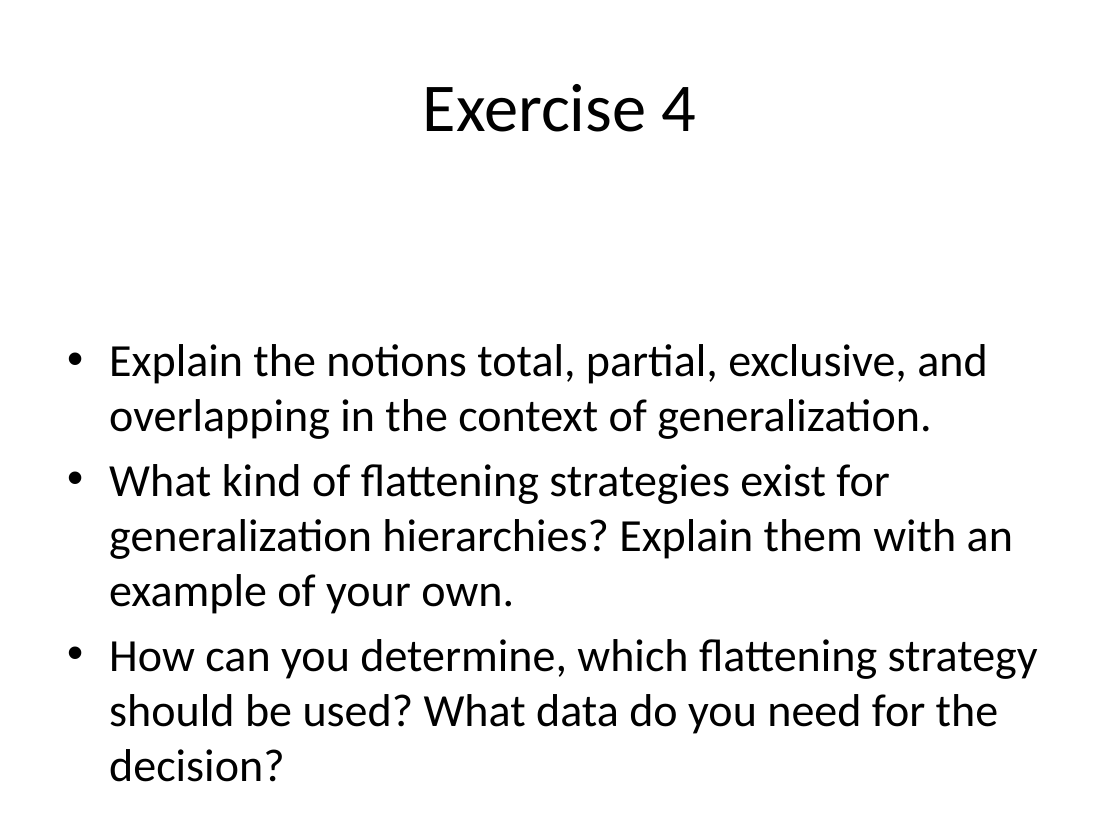
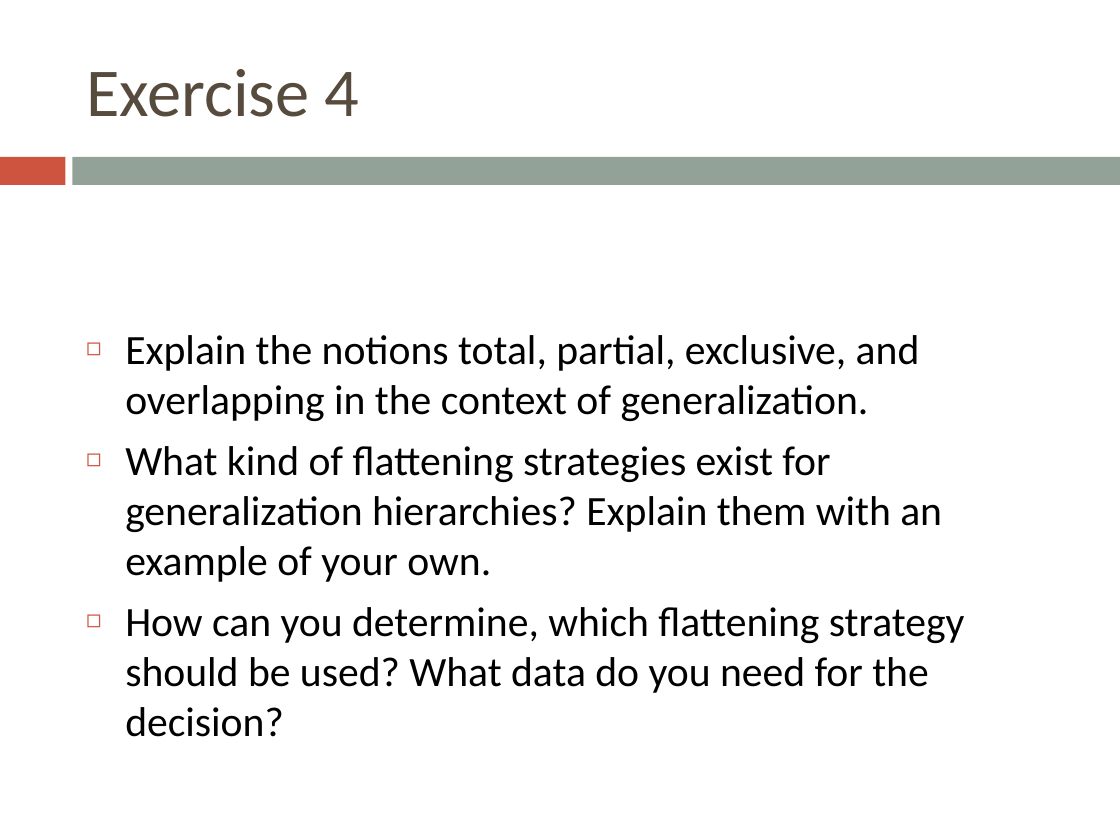
Before and after one commit to bugxd/DBTech, a slide deck: slide 5 of Assignment_4.pptx (slide 6 before the commit). Drawn at 1120x840 pixels with LibreOffice and Linux fonts; fonts in the diff are those of the drawing. Boxes give left, top, right and bottom in pixels: in the first picture for what was removed or moved away, otherwise in the second. Text is boxed around its words. In the diff, an @@ line names an element or a change of style, - is before the commit and + after.

```diff
--- a/Assignment_4.pptx
+++ b/Assignment_4.pptx
@@ title "Exercise 4": place and size @@
-title "Exercise 4" at (423, 84, 697, 132)
+title "Exercise 4" at (86, 69, 360, 117)
@@ title "Exercise 4" at (86, 69, 360, 117): text colour #000000 to #564B3C; alignment centre to left @@
@@ rectangle added at (0, 157, 65, 185), fill #CF543F @@
@@ rectangle added at (73, 157, 1120, 185), fill #93A299 @@
@@ text "Explain the notions total, partial, ...": place and size @@
-text "Explain the notions total, partial, ..." at (109, 344, 1038, 734)
+text "Explain the notions total, partial, ..." at (125, 335, 965, 737)
@@ text "Explain the notions total, partial, ..." at (125, 335, 965, 737): size 29.6 to 26.8 pt; bullet • to ◻; more space between paragraphs @@
```
Also in this commit, not shown: 15 other slides changed, 1 slide added, 2 slides removed.
